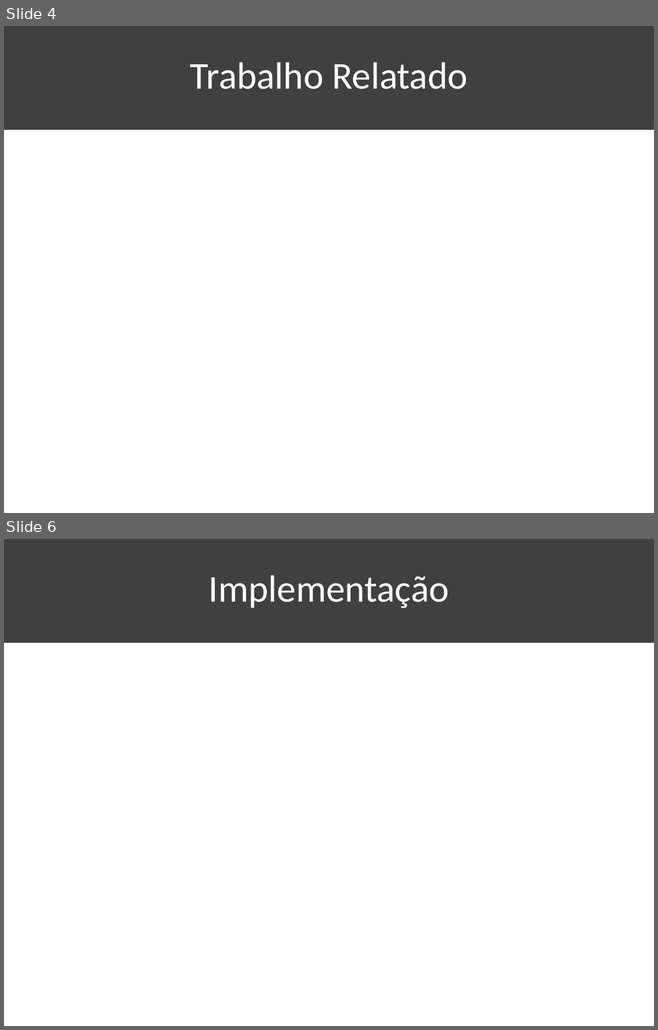
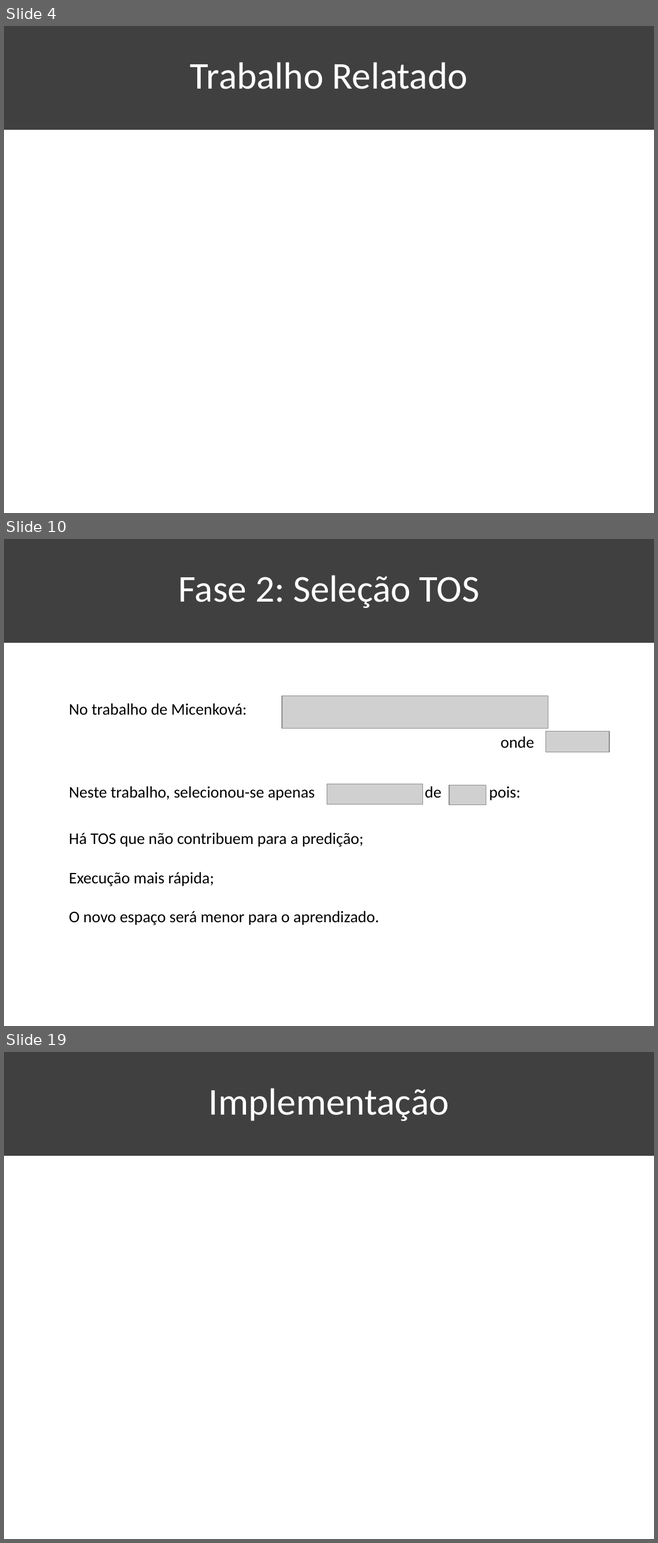
Before and after one commit to KaioAlex/DigitalSecurity, a slide deck: XGBOD-Seminar/XGBOD-Seminar.pptx. Shown one above the other, each under a label of ours: slides 4 and 6 before the commit, slides 4, 10 and 19 after it; the slides between them are not shown. The pictures are 658x1030 and 658x1543 pixels, drawn with LibreOffice and Linux fonts; fonts in the diff are those of the drawing; grey boxes stand for pictures. Boxes give left, top, right and bottom in pixels: in the first picture for what was removed or moved away, otherwise in the second. Text is boxed around its words. In the diff, an @@ line names an element or a change of style, - is before the commit and + after.

```diff
--- a/XGBOD-Seminar/XGBOD-Seminar.pptx
+++ b/XGBOD-Seminar/XGBOD-Seminar.pptx
@@ slide 10 added at (4, 539, 654, 1026), background #FFFFFF; not listed: 1 template element that a slide beside it also shows @@
@@ title added at (179, 575, 479, 608), 42 pt, text #FFFFFF @@
+Fase 2: Seleção TOS
@@ text added at (69, 703, 246, 715), 18 pt, text #000000 @@
+No trabalho de Micenková:
@@ picture added at (282, 696, 549, 728) @@
@@ text added at (500, 736, 534, 748), 18 pt, text #000000 @@
+onde
@@ picture added at (546, 732, 610, 752) @@
@@ text added at (69, 786, 520, 801), 18 pt, text #000000 @@
+Neste trabalho, selecionou-se apenas de pois:
@@ picture added at (327, 784, 423, 805) @@
@@ picture added at (449, 785, 486, 805) @@
@@ text added at (69, 832, 379, 925), 18 pt, text #000000 @@
+Há TOS que não contribuem para a predição;
+Execução mais rápida;
+O novo espaço será menor para o aprendizado.
@@ what was slide 6 is now slide 19 @@
```
Also in this commit, not shown: 2 slides changed, 13 other slides added, 1 slide removed, 20 other files.
